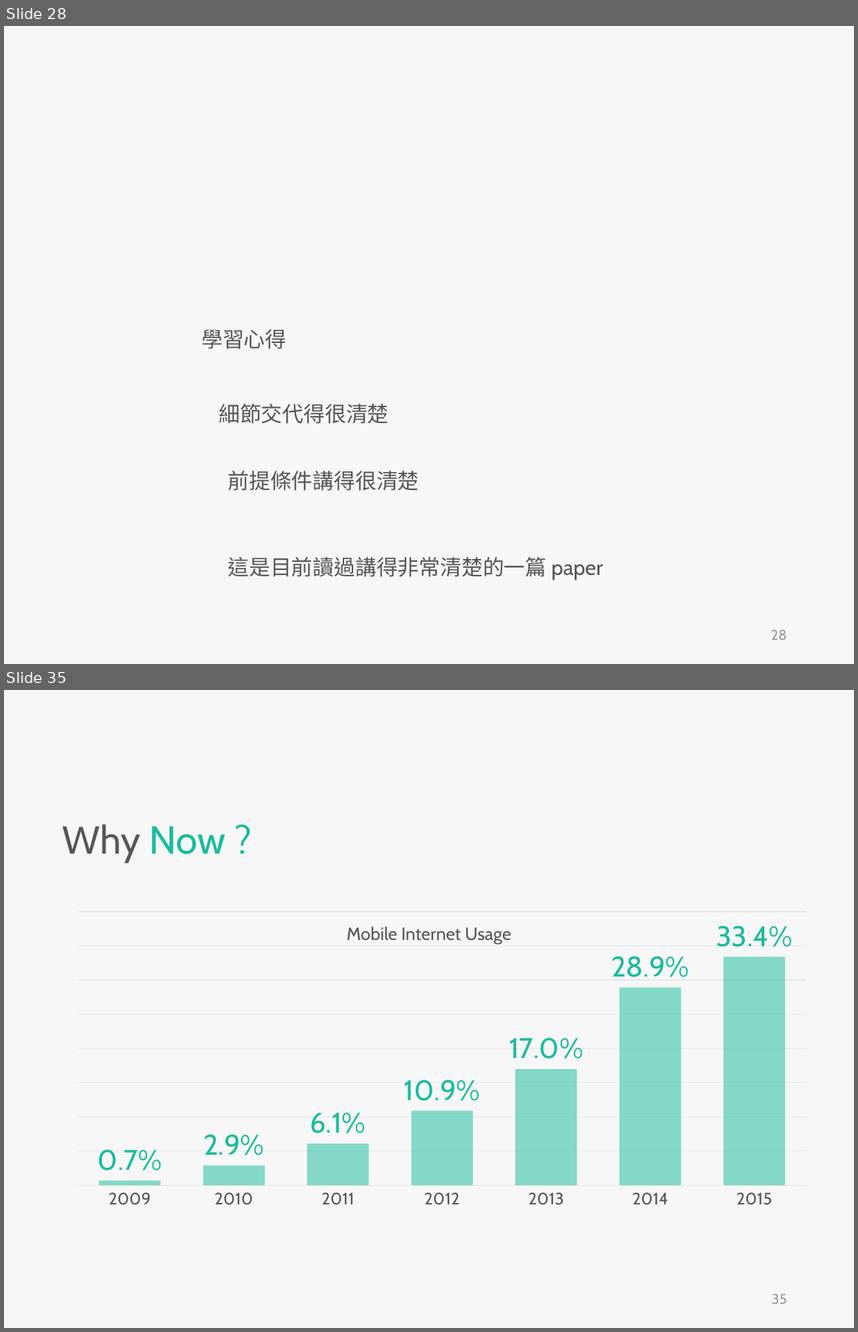
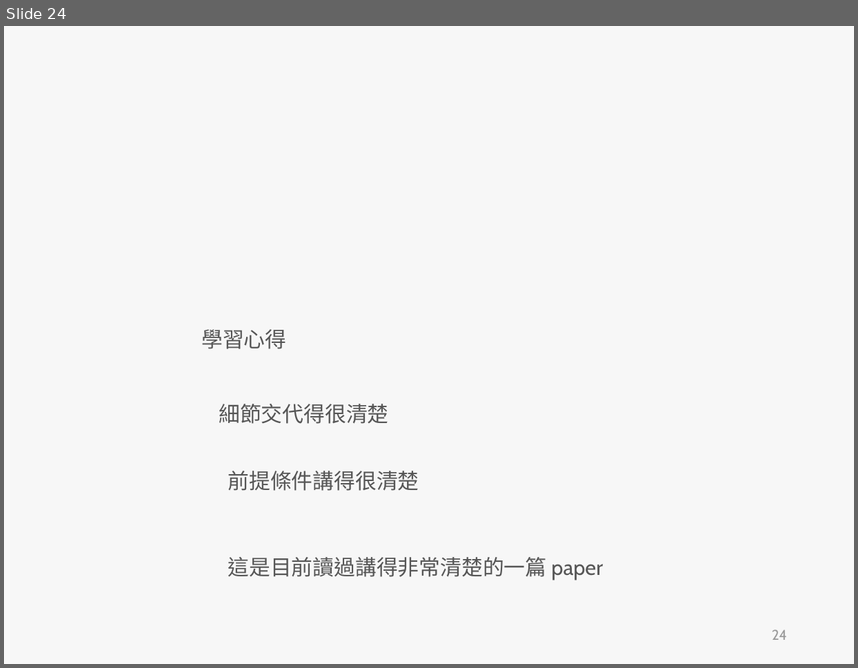
Before and after one commit to skyran1278/VbaProject, a slide deck: 20180126_SmartSplice/20180808_Meeting/Incremental dynamic analysis with multi-modes for seismic performance evaluation of RC bridges.pptx. Shown one above the other, each under a label of ours: slides 28 and 35 before the commit, slide 24 after it; the slides between them are not shown. The pictures are 858x1332 and 858x668 pixels, drawn with LibreOffice and Linux fonts; fonts in the diff are those of the drawing. Boxes give left, top, right and bottom in pixels: in the first picture for what was removed or moved away, otherwise in the second. Text is boxed around its words. In the diff, an @@ line names an element or a change of style, - is before the commit and + after.

```diff
--- a/20180126_SmartSplice/20180808_Meeting/Incremental dynamic analysis with multi-modes for seismic performance evaluation of RC bridges.pptx
+++ b/20180126_SmartSplice/20180808_Meeting/Incremental dynamic analysis with multi-modes for seismic performance evaluation of RC bridges.pptx
@@ slide 35 removed at bbox=[4, 690, 854, 1328], background #F7F7F7 @@
@@ text removed at bbox=[63, 824, 226, 862] @@
-Why Now ?
@@ column chart removed at bbox=[63, 905, 822, 1214] @@
-categories: 2009, 2010, 2011, 2012, 2013, 2014, 2015
-Series 1: 0.007, 0.029, 0.061, 0.109, 0.17, 0.289, 0.334
@@ text removed at bbox=[347, 927, 511, 944] @@
-Mobile Internet Usage
@@ page number removed at bbox=[772, 1293, 787, 1303] @@
-35
@@ what was slide 28 is now slide 24 @@
@@ page number at bbox=[772, 629, 787, 639]: text changed @@
-28
+24
```
Also in this commit, not shown: 7 slides changed, 7 slides added, 35 other slides removed, 3 other files.
